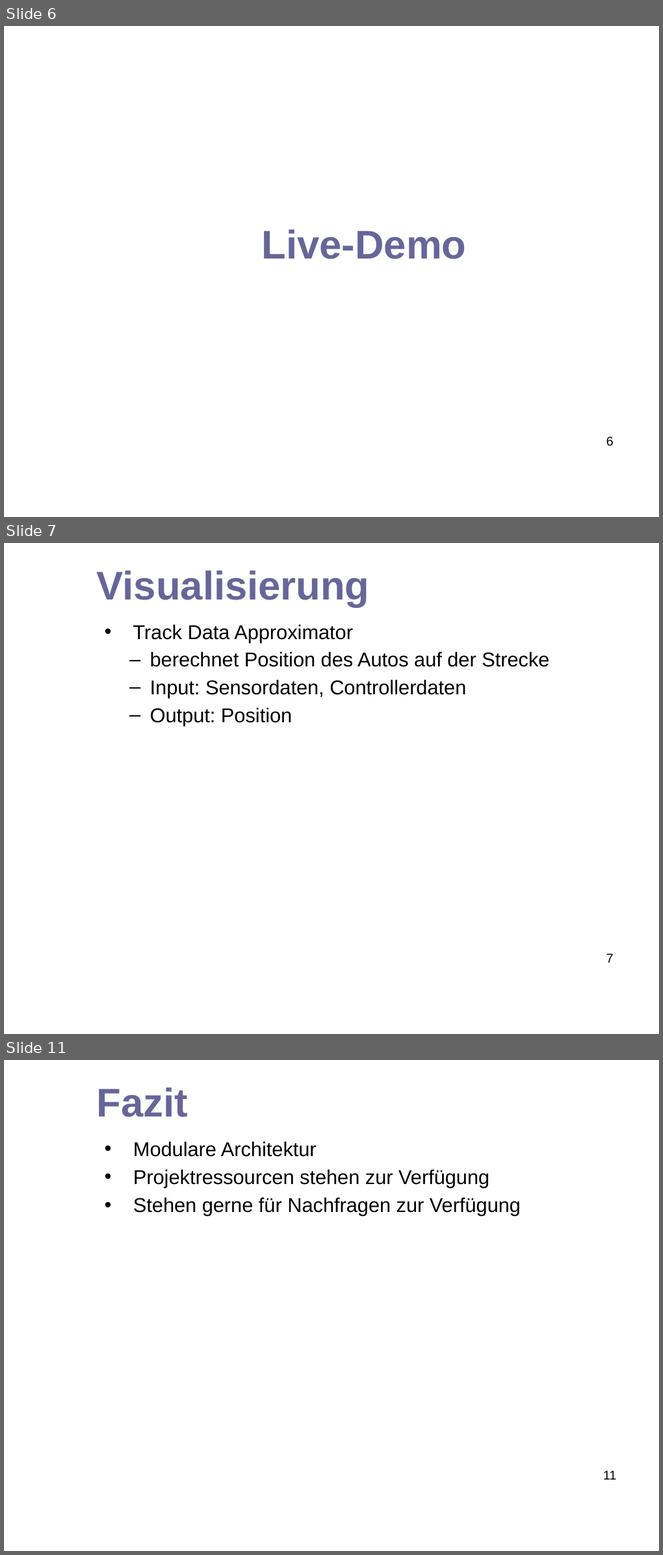
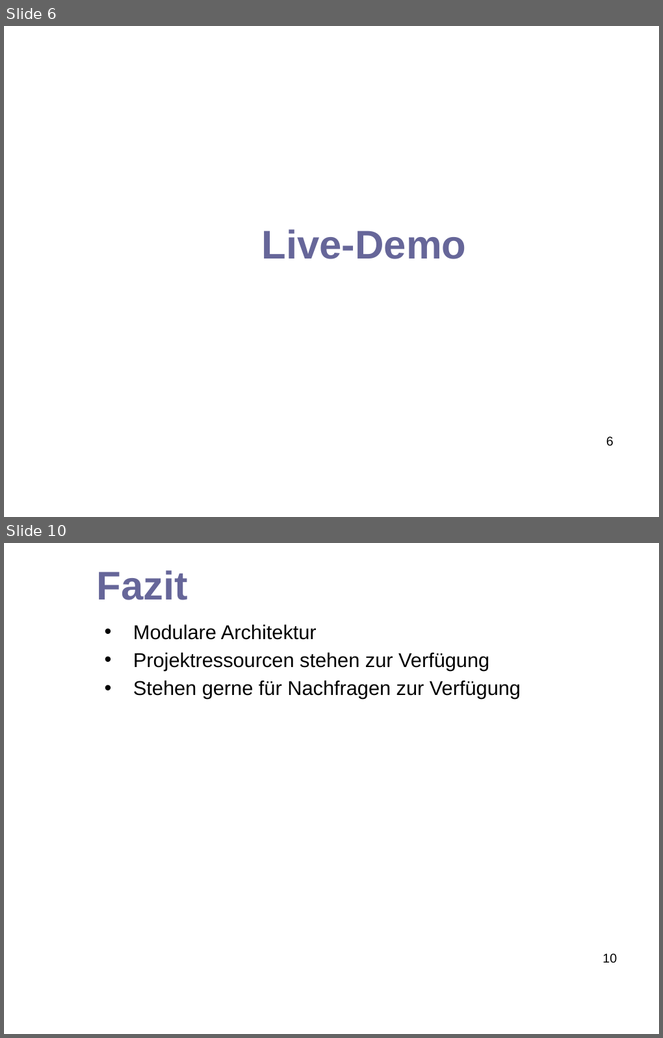
Before and after one commit to hheimbuerger/jacavi, a slide deck: docs/presentation documents/Abschlusspräsentation_JaCaVi.odp. Shown one above the other, each under a label of ours: slides 6, 7 and 11 before the commit, slides 6 and 10 after it; the slides between them are not shown. The pictures are 663x1555 and 663x1038 pixels, drawn with LibreOffice and Linux fonts; fonts in the diff are those of the drawing; background and template pictures are left out. Boxes give left, top, right and bottom in pixels: in the first picture for what was removed or moved away, otherwise in the second. Text is boxed around its words. In the diff, an @@ line names an element or a change of style, - is before the commit and + after.

```diff
--- a/docs/presentation documents/Abschlusspräsentation_JaCaVi.odp
+++ b/docs/presentation documents/Abschlusspräsentation_JaCaVi.odp
@@ slide 7 removed at [4, 543, 659, 1034], background picture (left out) @@
@@ title removed at [97, 570, 369, 607] @@
-Visualisierung
@@ text removed at [133, 624, 549, 726] @@
-• Track Data Approximator
-  – berechnet Position des Autos auf der Strecke
-  – Input: Sensordaten, Controllerdaten
-  – Output: Position
@@ page number removed at [607, 954, 614, 963] @@
-7
@@ what was slide 11 is now slide 10 @@
@@ page number at [603, 954, 617, 964]: text changed @@
-11
+10
```
Also in this commit, not shown: 4 slides changed, 1 slide added, 1 other slide removed.
